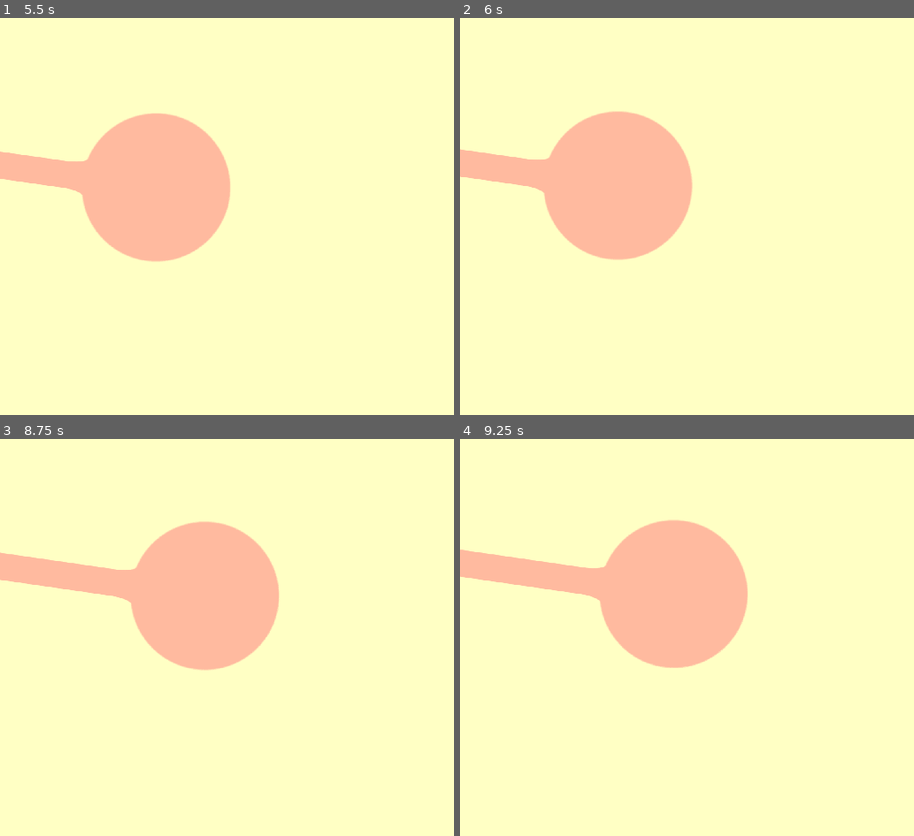
Above: before the commit, frames 1-4 (two rows, left to right).
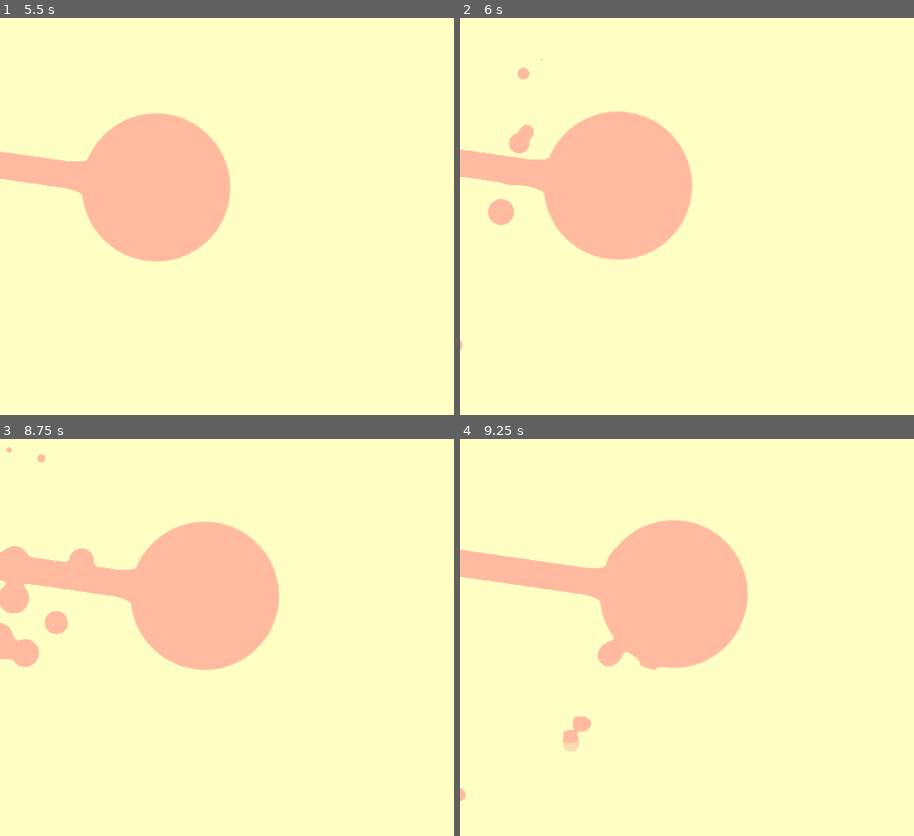
Above: after the commit, the same moments.

Repository: AlexeyBond/old-46-game
Game: Godot game, scene res://root.tscn
Two runs of this game, one before a commit and one after it. Both use one fixed random seed, a clock stepped at 60 frames per second and the inputs below.
Inputs (mouse positions are in pixels of both pictures, inside the frame that each line leads up to):
- Up to frame 1 (5.5 s): move the mouse to (outside the picture) at 0.52 s; click (outside the picture) at 0.6 s; move the mouse to (213, 236) at 1.27 s; click (213, 236) at 1.35 s; move the mouse to (422, 129) at 2.02 s; click (422, 129) at 2.1 s; move the mouse to (317, 295) at 2.77 s; click (317, 295) at 2.85 s; tap Enter at 3.5 s; move the mouse to (outside the picture) at 3.52 s; click (outside the picture) at 3.6 s; move the mouse to (140, 156) at 4.27 s; click (140, 156) at 4.35 s; move the mouse to (390, 216) at 5.02 s; click (390, 216) at 5.1 s
- Up to frame 2 (6 s): move the mouse to (709, 117) at 5.77 s; click (709, 117) at 5.85 s
- Up to frame 3 (8.75 s): move the mouse to (outside the picture) at 6.52 s; click (outside the picture) at 6.6 s; move the mouse to (213, 657) at 7.27 s; click (213, 657) at 7.35 s; move the mouse to (422, 550) at 8.02 s; click (422, 550) at 8.1 s
- Up to frame 4 (9.25 s): move the mouse to (777, 716) at 8.77 s; click (777, 716) at 8.85 s

Frame 1 is identical in both runs. In frame 2, 0.6% of the frame differs, in the area x 0-19%, y 10-84%; in frame 3, 1.6%, in the area x 0-22%, y 2-58%; in frame 4, 0.7%.
Error in both runs: Invalid call. Nonexistent function 'set_seed' in base 'Node2D (ball.tscn::1)'.

Commit message:
sounds ftw

Diff:
--- a/ball.tscn
+++ b/ball.tscn
@@ -1,8 +1,7 @@
-[gd_scene load_steps=8 format=2]
+[gd_scene load_steps=7 format=2]
 
 [ext_resource path="res://additive-1.tres" type="Material" id=1]
 [ext_resource path="res://proc/sketch_200418a/sprite.png" type="Texture" id=2]
-[ext_resource path="res://sound/1_s.ogg" type="AudioStream" id=3]
 
 [sub_resource type="GDScript" id=1]
 script/source = "extends Node2D
@@ -13,19 +12,26 @@
 var colors = [Color(1,0,0), Color(0,1,0), Color(0,0,1)];
 var sounds = [
 	[
-		load('res://sound/1_s.ogg'),
-		load('res://sound/2_s.ogg'),
-		load('res://sound/3_s.ogg'),
+		load('res://sound/11_b.ogg'),
+		load('res://sound/12_b.ogg'),
+		load('res://sound/13_b.ogg'),
+		load('res://sound/14_b.ogg'),
+		load('res://sound/15_b.ogg'),
+		load('res://sound/16_b.ogg'),
 	],
 	[
-		load('res://sound/1_s.ogg'),
-		load('res://sound/2_s.ogg'),
-		load('res://sound/3_s.ogg'),
+		load('res://sound/7_g.ogg'),
+		load('res://sound/8_g.ogg'),
+		load('res://sound/9_g.ogg'),
+		load('res://sound/10_g.ogg'),
 	],
 	[
-		load('res://sound/1_s.ogg'),
-		load('res://sound/2_s.ogg'),
-		load('res://sound/3_s.ogg'),
+		load('res://sound/1_p.ogg'),
+		load('res://sound/2_p.ogg'),
+		load('res://sound/3_p.ogg'),
+		load('res://sound/4_p.ogg'),
+		load('res://sound/5_p.ogg'),
+		load('res://sound/6_p.ogg'),
 	],
 ];
 
@@ -90,7 +96,7 @@
 
 func activate():
 	activate0()
-	activate_linked_on_tick = last_tick + 1
+	activate_linked_on_tick = last_tick + 2
 	last_activated_tick = last_tick
 
 func tick(tck):
@@ -102,8 +108,10 @@
 func tick_activate(tck):
 	last_tick = tck
 
-	if last_activated_tick < (tck - 2):
-		activate()
+	if last_activated_tick < (tck - 3):
+		activate0()
+		activate_linked_on_tick = last_tick + 1
+		last_activated_tick = last_tick
 
 "
 
@@ -156,4 +164,3 @@
 
 [node name="AudioStreamPlayer" type="AudioStreamPlayer" parent="."]
 pause_mode = 2
-stream = ExtResource( 3 )
--- a/content-1.tscn
+++ b/content-1.tscn
@@ -225,6 +225,7 @@
 [node name="link1" parent="links" instance=ExtResource( 2 )]
 
 [node name="Timer" type="Timer" parent="."]
-wait_time = 1.6
+wait_time = 0.75
 autostart = true
 script = SubResource( 3 )
+i2 = 1
Not shown, added: sound/10_g.ogg.import
Not shown, added: sound/11_b.ogg.import
Not shown, added: sound/12_b.ogg.import
Not shown, added: sound/13_b.ogg.import
Not shown, added: sound/14_b.ogg.import
Not shown, added: sound/15_b.ogg.import
Not shown, added: sound/16_b.ogg.import
Not shown, added: sound/17_NiceKeysUltimateV.ogg.import
Not shown, added: sound/18_AmpleGuitarMIILite.ogg.import
Not shown, added: sound/1_p.ogg.import
Not shown, removed: sound/1_s.ogg.import
Not shown, added: sound/2_p.ogg.import
(and 38 more such lines)
